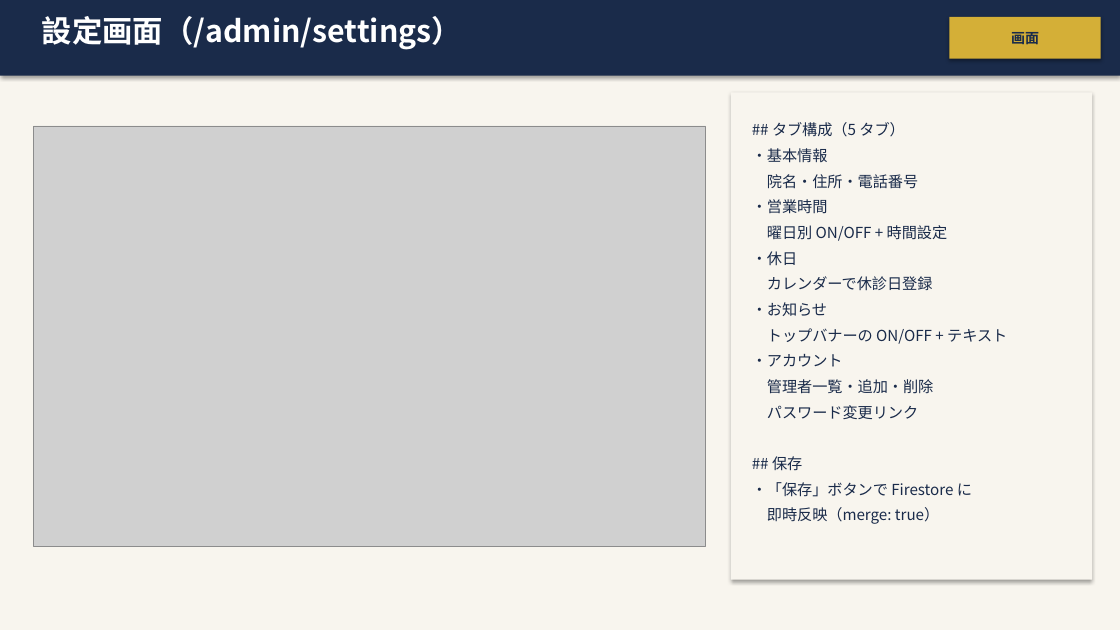
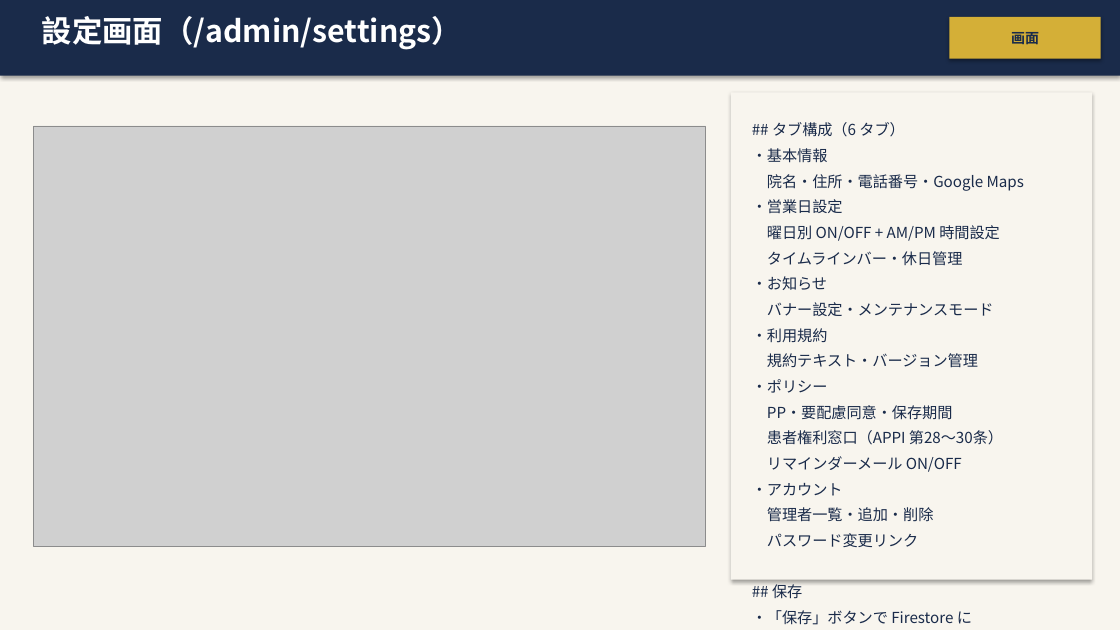
Before and after one commit to Kojinius/fukumoto-reservation, a slide deck: slide 19 of documents/specs/OnlineAppointSystem_詳細設計書.pptx. Drawn at 1120x630 pixels with LibreOffice and Linux fonts; fonts in the diff are those of the drawing; grey boxes stand for pictures. Boxes give left, top, right and bottom in pixels: in the first picture for what was removed or moved away, otherwise in the second. Text is boxed around its words. In the diff, an @@ line names an element or a change of style, - is before the commit and + after.

```diff
--- a/documents/specs/OnlineAppointSystem_詳細設計書.pptx
+++ b/documents/specs/OnlineAppointSystem_詳細設計書.pptx
@@ text at (x1=772, y1=122, x2=904, y2=136): text changed @@
-## タブ構成（5 タブ）
+## タブ構成（6 タブ）
@@ text at (x1=752, y1=174, x2=1024, y2=266): text changed @@
-院名・住所・電話番号
-・営業時間
-曜日別 ON/OFF + 時間設定
-・休日
-カレンダーで休診日登録
+院名・住所・電話番号・Google Maps
+・営業日設定
+曜日別 ON/OFF + AM/PM 時間設定
+タイムラインバー・休日管理
@@ text at (x1=752, y1=302, x2=1003, y2=472): text changed @@
-トップバナーの ON/OFF + テキスト
+バナー設定・メンテナンスモード
+・利用規約
+規約テキスト・バージョン管理
+・ポリシー
+PP・要配慮同意・保存期間
+患者権利窓口（APPI 第28〜30条）
+リマインダーメール ON/OFF
```
Also in this commit, not shown: 11 other slides changed, 6 slides added, 47 other files.
